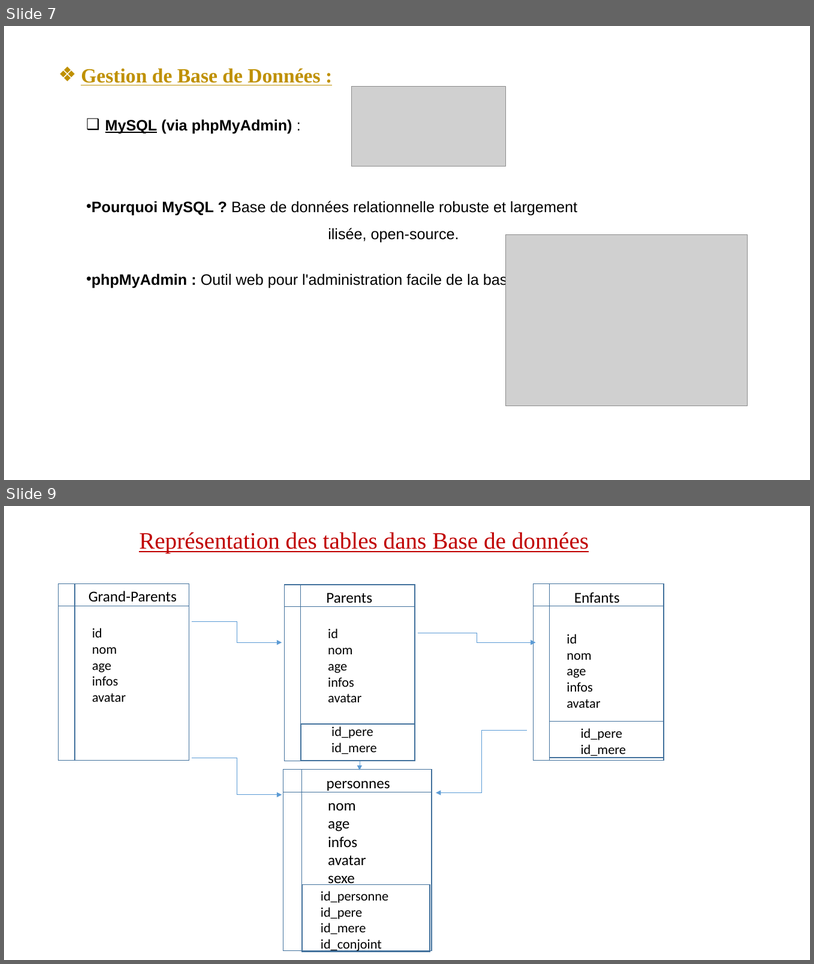
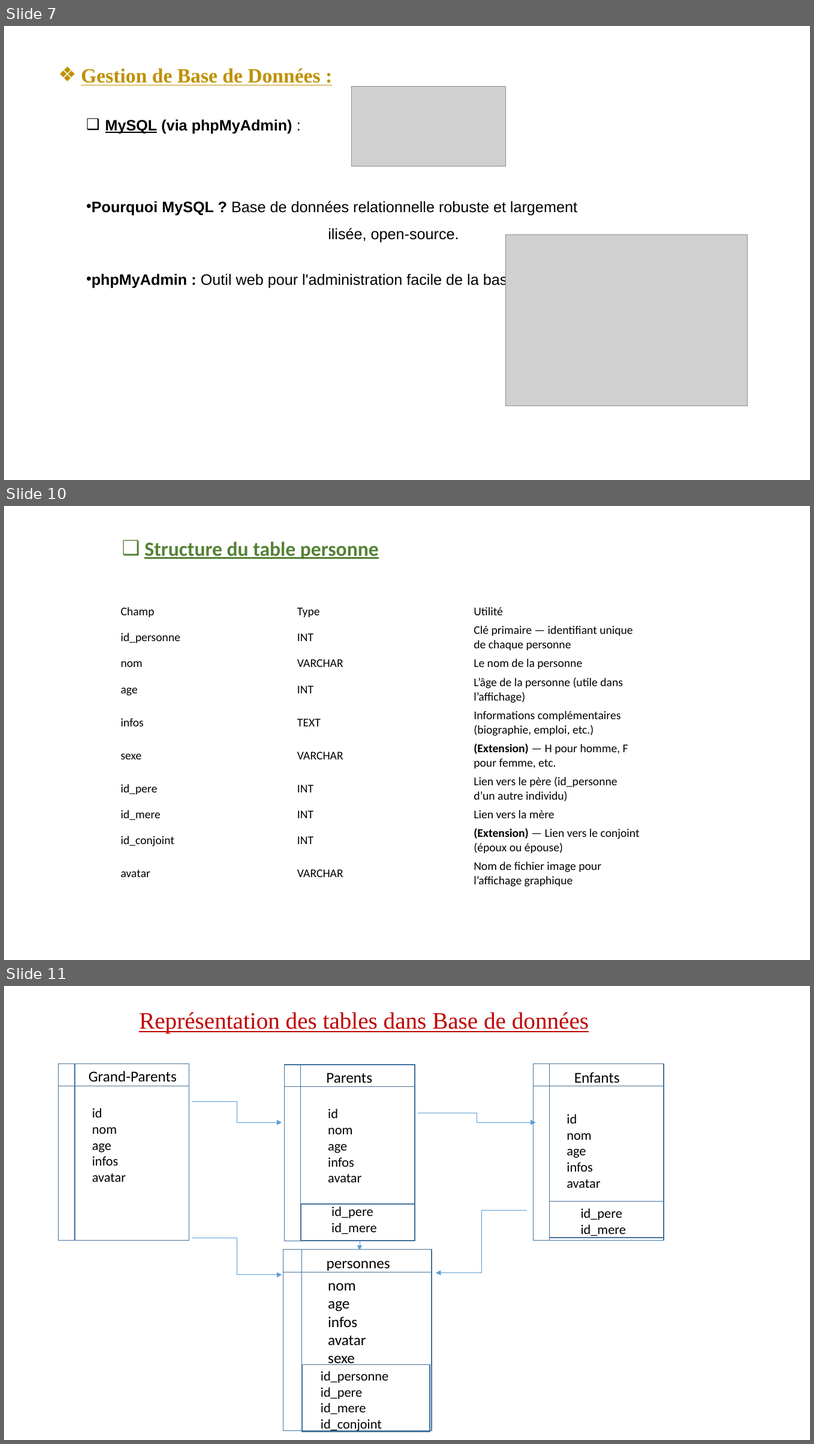
Before and after one commit to Zidaneravilimita/Arbre-genealogique, a slide deck: Présentation PP.pptx. Shown one above the other, each under a label of ours: slides 7 and 9 before the commit, slides 7, 10 and 11 after it; the slides between them are not shown. The pictures are 814x964 and 814x1444 pixels, drawn with LibreOffice and Linux fonts; fonts in the diff are those of the drawing; grey boxes stand for pictures. Boxes give left, top, right and bottom in pixels: in the first picture for what was removed or moved away, otherwise in the second. Text is boxed around its words. In the diff, an @@ line names an element or a change of style, - is before the commit and + after.

Commit message:
rectification dans Power Point

```diff
--- a/Présentation PP.pptx
+++ b/Présentation PP.pptx
@@ slide 10 added at (x1=4, y1=506, x2=810, y2=960), background #FFFFFF @@
@@ text added at (x1=144, y1=541, x2=379, y2=559), 24 pt, text #548235, bold, underline @@
+❑ Structure du table personne
@@ table added at (x1=116, y1=602, x2=646, y2=890), 10 rows, 3 columns @@
+Champ | Type | Utilité
+id_personne | INT | Clé primaire — identifiant unique de chaque personne
+nom | VARCHAR | Le nom de la personne
+age | INT | L’âge de la personne (utile dans l’affichage)
+infos | TEXT | Informations complémentaires (biographie, emploi, etc.)
+sexe | VARCHAR | (Extension) — H pour homme, F pour femme, etc.
+id_pere | INT | Lien vers le père (id_personne d’un autre individu)
+id_mere | INT | Lien vers la mère
+id_conjoint | INT | (Extension) — Lien vers le conjoint (époux ou épouse)
+avatar | VARCHAR | Nom de fichier image pour l’affichage graphique
@@ what was slide 9 is now slide 11 @@
```
Also in this commit, not shown: 1 slide changed, 1 other slide added.
